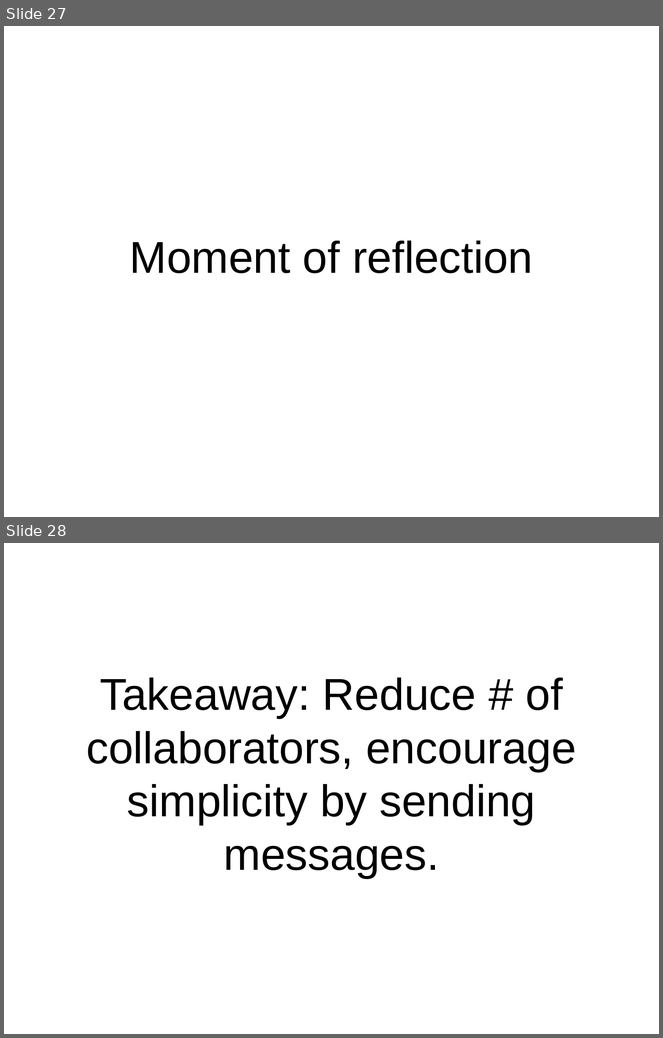
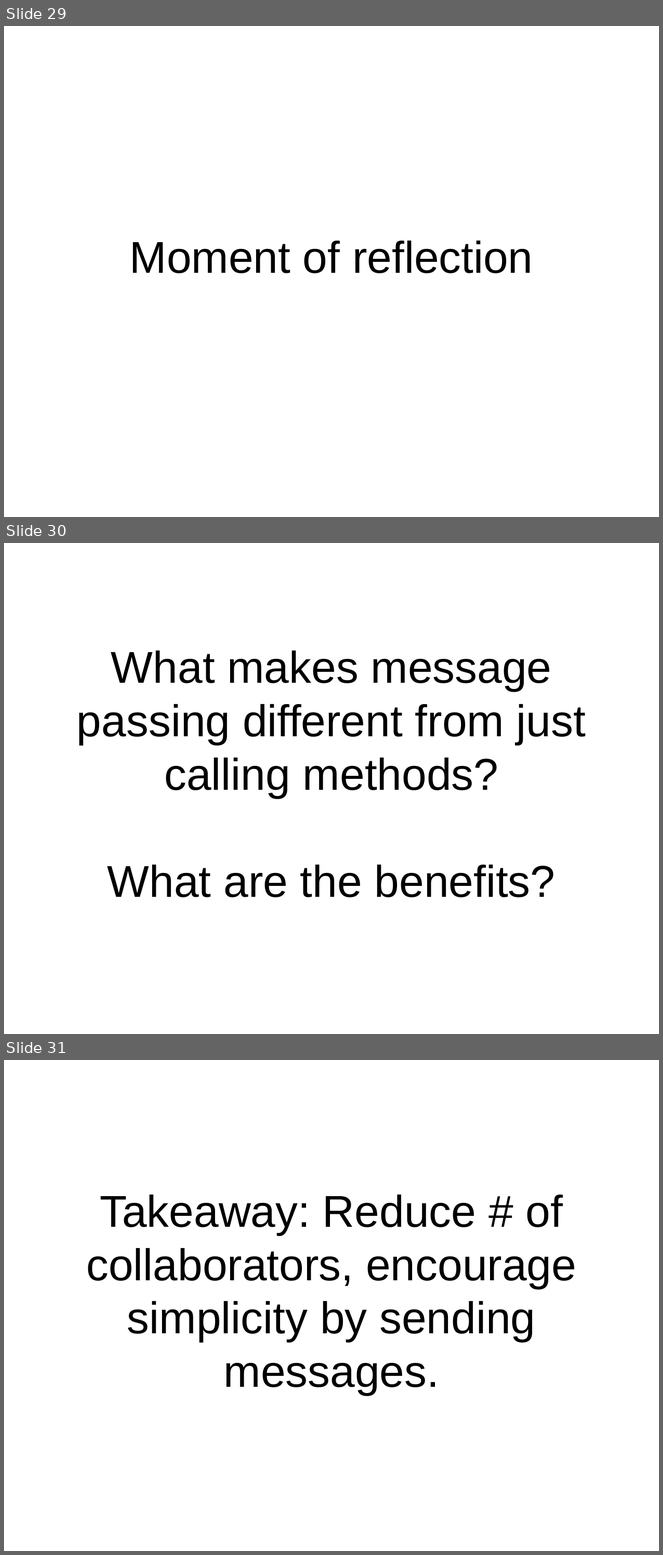
Before and after one commit to pseale/presentation-message-passing, a slide deck: message-passing.odp. Shown one above the other, each under a label of ours: slides 27 and 28 before the commit, slides 29, 30 and 31 after it. The pictures are 663x1038 and 663x1555 pixels, drawn with LibreOffice and Linux fonts; fonts in the diff are those of the drawing. Boxes give left, top, right and bottom in pixels: in the first picture for what was removed or moved away, otherwise in the second. Text is boxed around its words. In the diff, an @@ line names an element or a change of style, - is before the commit and + after.

```diff
--- a/message-passing.odp
+++ b/message-passing.odp
@@ slide 30 added at (x1=4, y1=543, x2=659, y2=1034), background #FFFFFF @@
@@ subtitle added at (x1=77, y1=651, x2=586, y2=898), 54 pt, text #000000 @@
+What makes message passing different from just calling methods?
+What are the benefits?
@@ what was slide 27 is now slide 29 @@
@@ what was slide 28 is now slide 31 @@
```
Also in this commit, not shown: 1 slide changed, 3 other slides added, 1 slide removed, 3 other files.
